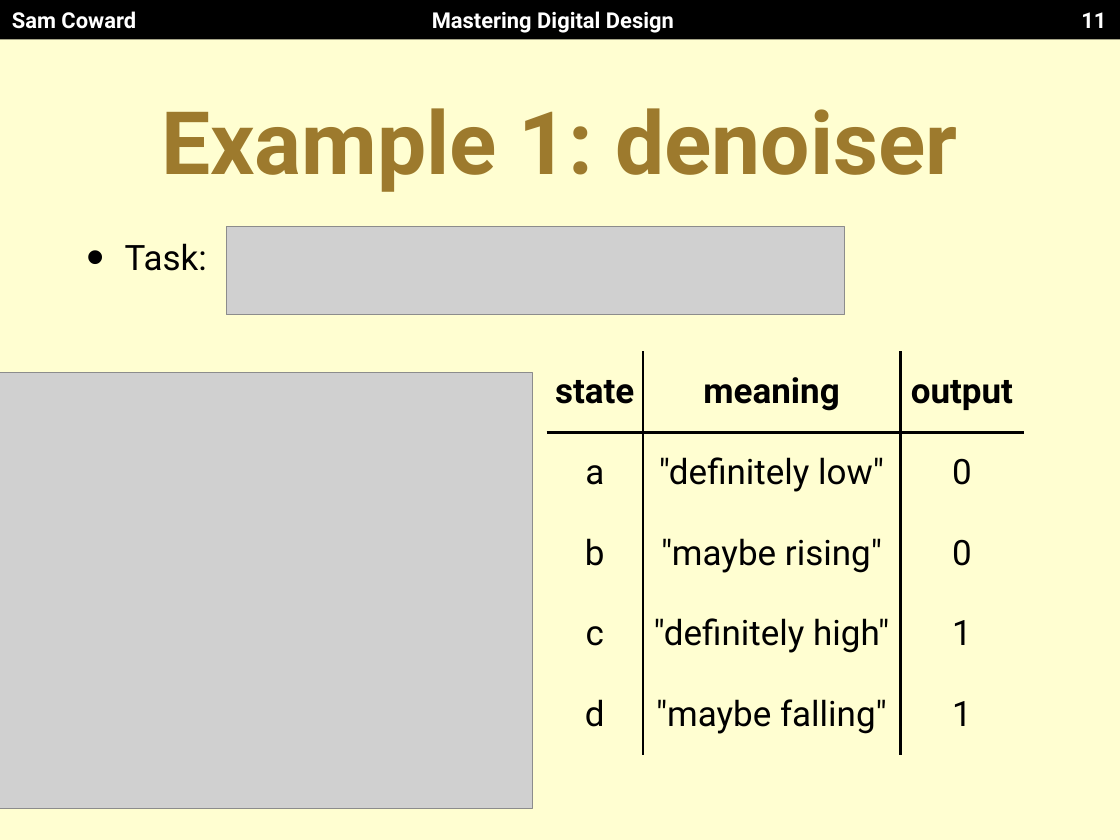
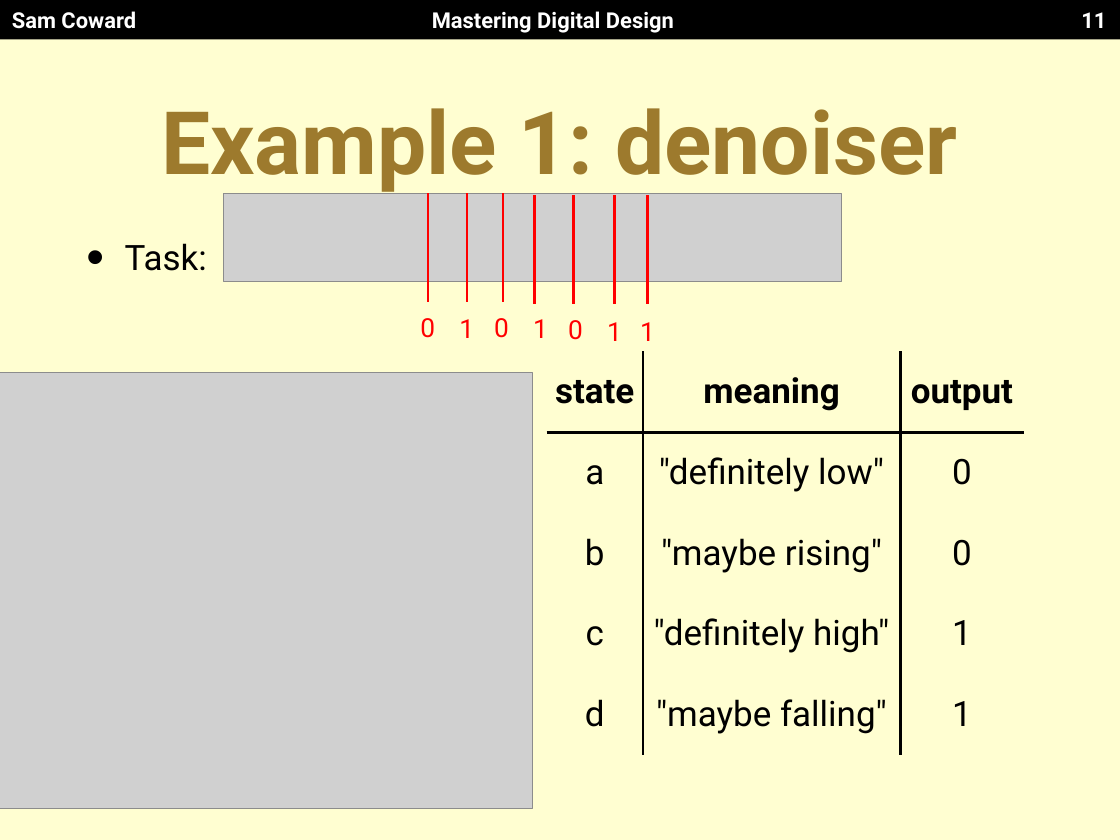
Before and after one commit to Mastering-Digital-Design/Lab-Module, a slide deck: slide 11 of lectures/lecture3.pptx. Drawn at 1120x840 pixels with LibreOffice and Linux fonts; fonts in the diff are those of the drawing; grey boxes stand for pictures. Boxes give left, top, right and bottom in pixels: in the first picture for what was removed or moved away, otherwise in the second. Text is boxed around its words. In the diff, an @@ line names an element or a change of style, - is before the commit and + after.

```diff
--- a/lectures/lecture3.pptx
+++ b/lectures/lecture3.pptx
@@ picture: place and size @@
-picture at box(226, 227, 844, 315)
+picture at box(223, 194, 841, 282)
@@ line added from (428, 194) to (428, 302), #FF0000 2 pt @@
@@ line added from (467, 194) to (467, 302), #FF0000 2 pt @@
@@ line added from (503, 194) to (503, 302), #FF0000 2 pt @@
@@ line added from (535, 195) to (535, 304), #FF0000 2 pt @@
@@ line added from (573, 195) to (573, 304), #FF0000 2 pt @@
@@ line added from (614, 195) to (614, 304), #FF0000 2 pt @@
@@ line added from (647, 195) to (647, 304), #FF0000 2 pt @@
@@ text added at box(420, 318, 435, 338), 24 pt, text #FF0000 @@
+0
@@ text added at box(459, 319, 474, 338), 24 pt, text #FF0000 @@
+1
@@ text added at box(494, 318, 509, 338), 24 pt, text #FF0000 @@
+0
@@ text added at box(533, 319, 548, 338), 24 pt, text #FF0000 @@
+1
@@ text added at box(568, 320, 583, 340), 24 pt, text #FF0000 @@
+0
@@ text added at box(607, 322, 622, 341), 24 pt, text #FF0000 @@
+1
@@ text added at box(640, 322, 655, 341), 24 pt, text #FF0000 @@
+1
```
Also in this commit, not shown: 8 other slides changed, 1 slide added, 1 slide removed.
